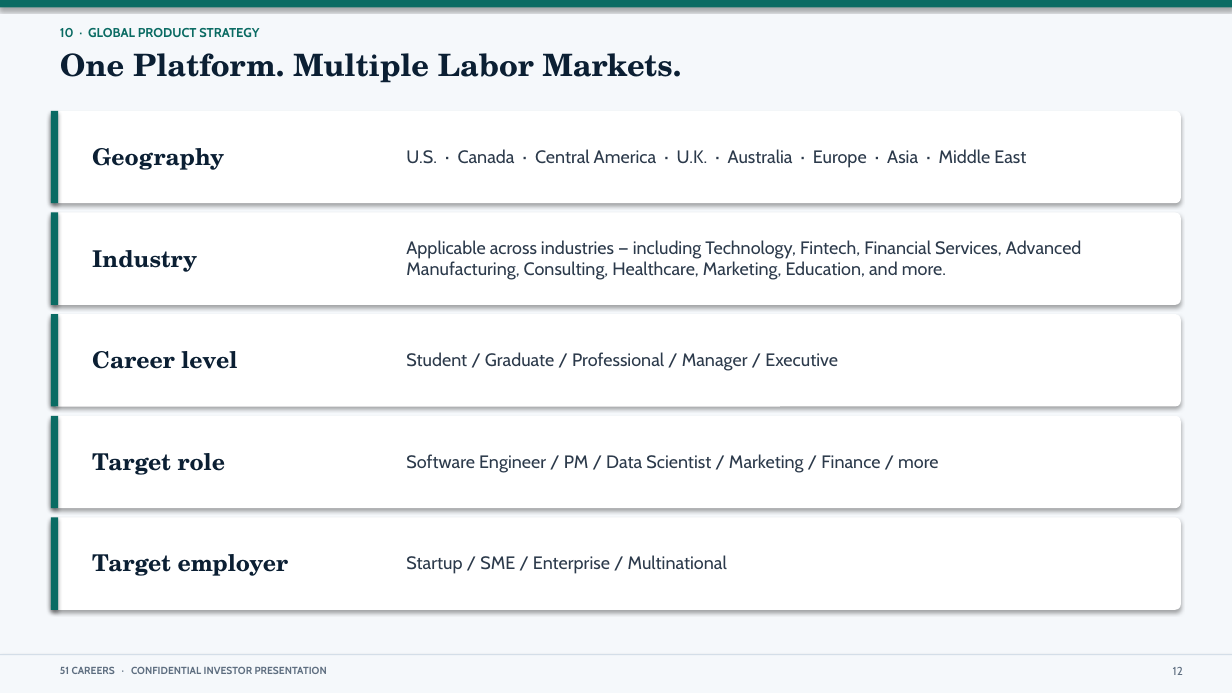
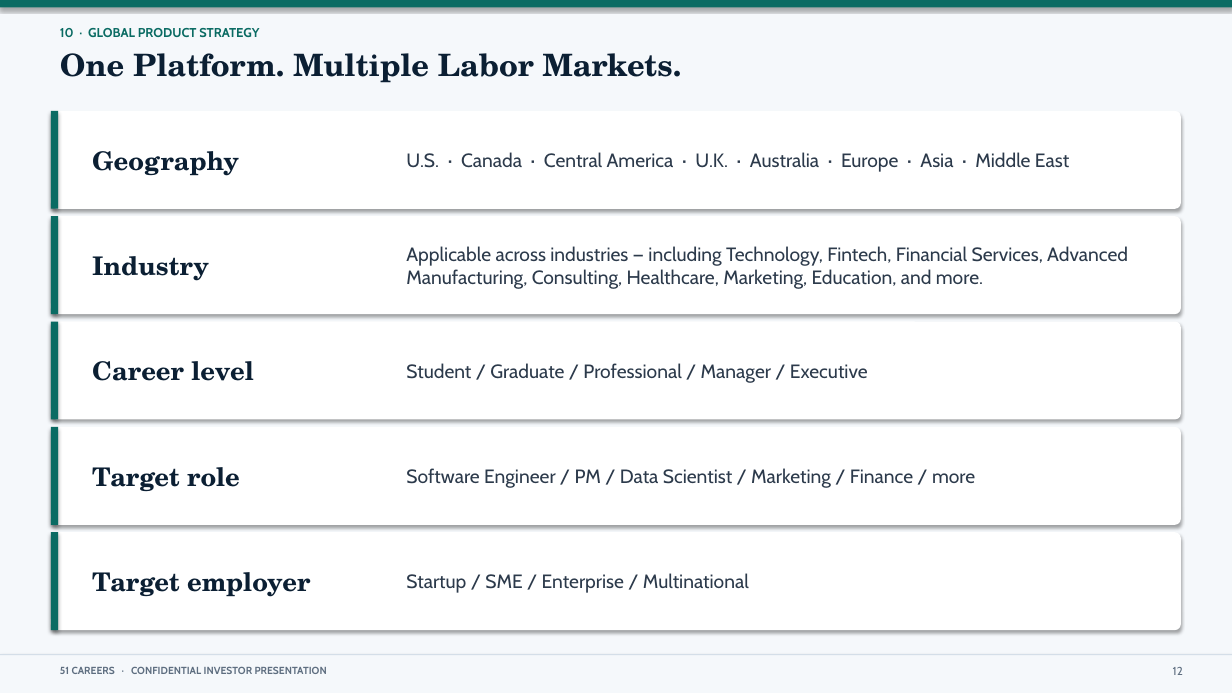
Before and after one commit to anthonyleedu/anthonyleedu, a slide deck: slide 12 of 51Careers_Addition.pptx. Drawn at 1232x693 pixels with LibreOffice and Linux fonts; fonts in the diff are those of the drawing. Boxes give left, top, right and bottom in pixels: in the first picture for what was removed or moved away, otherwise in the second. Text is boxed around its words. In the diff, an @@ line names an element or a change of style, - is before the commit and + after.

```diff
--- a/51Careers_Addition.pptx
+++ b/51Careers_Addition.pptx
@@ rounded rectangle: place and size @@
-rounded rectangle at (51,111,1181,203)
+rounded rectangle at (51,111,1181,209)
@@ rectangle: place and size @@
-rectangle at (51,111,58,203)
+rectangle at (51,111,58,209)
@@ rounded rectangle: place and size @@
-rounded rectangle at (51,213,1181,305)
+rounded rectangle at (51,216,1181,314)
@@ rectangle: place and size @@
-rectangle at (51,213,58,305)
+rectangle at (51,216,58,314)
@@ rounded rectangle: place and size @@
-rounded rectangle at (51,314,1181,407)
+rounded rectangle at (51,322,1181,420)
@@ rectangle: place and size @@
-rectangle at (51,314,58,407)
+rectangle at (51,322,58,420)
@@ text "Career level": place and size @@
-text "Career level" at (92,351,237,369)
+text "Career level" at (92,361,253,381)
@@ text "Student / Graduate / Professional ...": place and size @@
-text "Student / Graduate / Professional ..." at (406,352,838,371)
+text "Student / Graduate / Professional ..." at (406,363,868,383)
@@ rounded rectangle: place and size @@
-rounded rectangle at (51,416,1181,508)
+rounded rectangle at (51,427,1181,525)
@@ rectangle: place and size @@
-rectangle at (51,416,58,508)
+rectangle at (51,427,58,525)
@@ text "Target role": place and size @@
-text "Target role" at (92,453,225,475)
+text "Target role" at (92,467,240,491)
@@ text "Software Engineer / PM / ...": place and size @@
-text "Software Engineer / PM / ..." at (406,454,938,473)
+text "Software Engineer / PM / ..." at (406,468,975,488)
@@ rounded rectangle: place and size @@
-rounded rectangle at (51,518,1181,610)
+rounded rectangle at (51,532,1181,630)
@@ rectangle: place and size @@
-rectangle at (51,518,58,610)
+rectangle at (51,532,58,630)
@@ size 18 to 20 pt in 5 elements at (92,151,239,176), (92,256,209,281), (92,361,253,381), (92,467,240,491), (92,572,310,597) @@
@@ text "Target employer": place and size @@
-text "Target employer" at (92,554,289,576)
+text "Target employer" at (92,572,310,597)
@@ size 14 to 15 pt in 5 elements at (406,152,1069,172), (406,246,1128,289), (406,363,868,383), (406,468,975,488), (406,573,749,593) @@
@@ text "Startup / SME / Enterprise ...": place and size @@
-text "Startup / SME / Enterprise ..." at (406,555,727,574)
+text "Startup / SME / Enterprise ..." at (406,573,749,593)
```
Also in this commit, not shown: 25 other slides changed, 1 other file.
